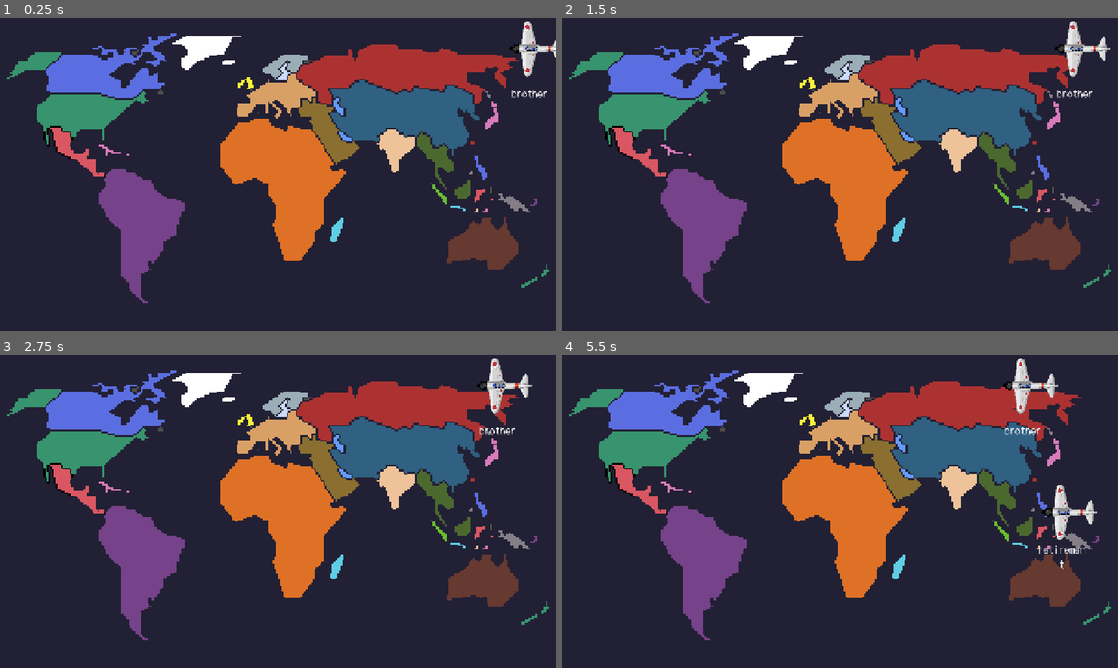
Above: before the commit, frames 1-4 (two rows, left to right).
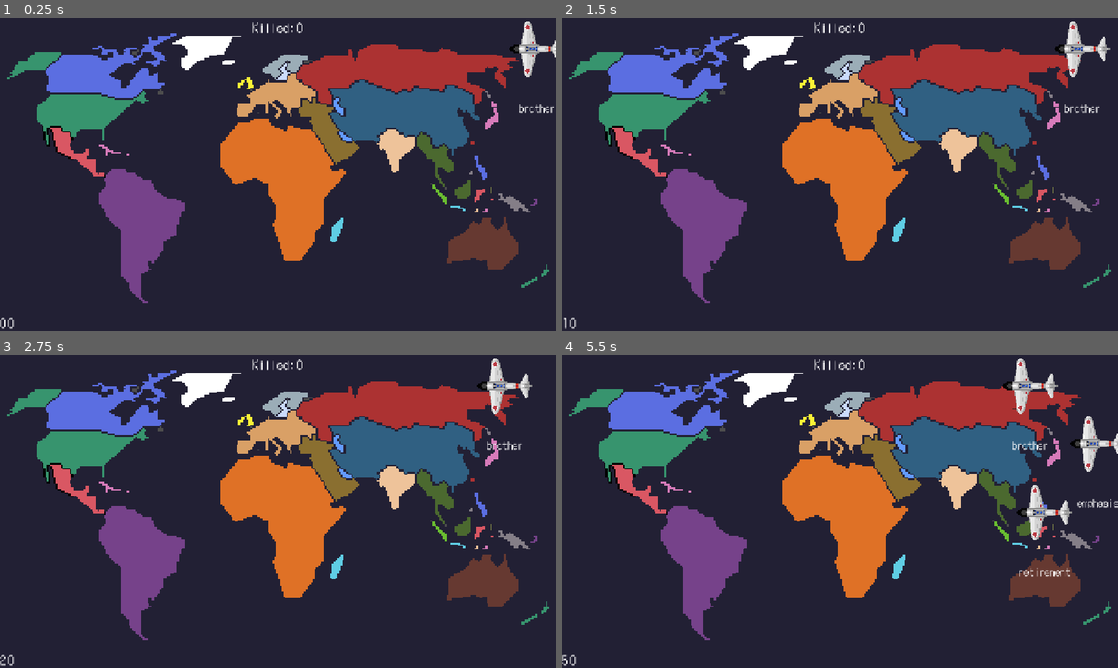
Above: after the commit, the same moments.

Repository: injust90/mnemosyne
Game: Godot game, scene res://scenes/main.tscn
The game is run twice, just before and just after one commit, with the same random seed, the same clock (stepped at 60 frames per second) and the same inputs.
Inputs:
- Up to frame 1 (0.25 s): no input
- Up to frame 2 (1.5 s): tap Enter at 0.5 s
- Up to frame 3 (2.75 s): no input
- Up to frame 4 (5.5 s): no input

The runs differ from the first frame. In frame 1, 0.4% of the frame differs, in the area x 0-100%, y 1-100%; in frame 2, 0.4%; in frame 3, 0.5%; in frame 4, 2.1%.

Commit message:
Finished tutorials

Diff:
--- a/Scripts/GlobalSignals.gd
+++ b/Scripts/GlobalSignals.gd
@@ -1,3 +1,4 @@
 extends Node
 
+@warning_ignore("unused_signal")
 signal difficulty_increased(new_difficulty)
--- a/Scripts/Main.gd
+++ b/Scripts/Main.gd
@@ -5,17 +5,21 @@
 @onready var enemy_container = $EnemyContainer
 @onready var spawn_container = $SpawnContainer
 @onready var spawn_timer = $SpawnTimer
+@onready var difficulty_timer = $DifficultyTimer
+
+@onready var difficulty_value = $CanvasLayer/VBoxContainer/BottomRow/HBoxContainer/DifficultyLabel
+@onready var killed_value = $CanvasLayer/VBoxContainer/TopRow2/TopRow/EnemiesKilledValue
+@onready var game_over_screen = $CanvasLayer/GameOverScreen
 
 # var to "lock in" to the desired enemy
 var active_enemy = null
 var current_letter_index: int = -1
 
 var difficulty: int = 1
+var enemies_killed = 0
 
 func _ready() -> void:
-	randomize()
-	spawn_timer.start()
-	spawn_enemy()
+	start_game()
 
 
 # Find a new active enemy, set index, set character, return to break out
@@ -57,6 +61,8 @@
 					print("DONE!")
 					active_enemy.queue_free()
 					active_enemy = null
+					enemies_killed += 1
+					killed_value.text = str(enemies_killed)
 			else:
 				print("Incorrectly typed %s instead of %s" % [key_typed, next_character])
 
@@ -67,11 +73,44 @@
 	var enemy_instance = Enemy.instantiate()
 	var spawns = spawn_container.get_children()
 	var index = randi() % spawns.size()
+	enemy_instance.global_position = spawns[index].global_position
 	enemy_container.add_child(enemy_instance)
-	enemy_instance.global_position = spawns[index].global_position
+	enemy_instance.set_difficulty(difficulty)
 
 
 func _on_difficulty_timer_timeout() -> void:
+	print("Timer fired!")
+	# TODO Difficulty is set but the signal is declared and won't be used
 	difficulty += 1
 	GlobalSignals.emit_signal("difficulty_increased", difficulty)
-	spawn_timer.wait_time -= 0.2
+	print("Difficulty increased to %d" % difficulty)
+	var new_wait_time = spawn_timer.wait_time - 0.2
+	spawn_timer.wait_time = clamp(new_wait_time, 1, spawn_timer.wait_time)
+	difficulty_value.text = str(difficulty)
+
+
+func _on_lose_area_body_entered(body: Node2D) -> void:
+	game_over()
+
+func game_over():
+	game_over_screen.show()
+	spawn_timer.stop()
+	difficulty_timer.stop()
+	active_enemy = null
+	current_letter_index = -1
+	for enemy in enemy_container.get_children():
+		enemy.queue_free()
+
+func start_game():
+	game_over_screen.hide()
+	difficulty = 0
+	enemies_killed = 0
+	difficulty_value.text = str(0)
+	killed_value.text = str(0)
+	randomize()
+	spawn_timer.start()
+	difficulty_timer.start()
+	spawn_enemy()
+
+func _on_restart_button_pressed() -> void:
+	start_game()
--- a/Scripts/enemy.gd
+++ b/Scripts/enemy.gd
@@ -1,4 +1,4 @@
-extends Sprite2D
+extends CharacterBody2D
 
 @export var blue: Color = Color("#4682b4")
 @export var green: Color = Color("#639675")
@@ -15,6 +15,13 @@
 
 func _physics_process(_delta: float) -> void:
 	global_position.x -= speed
+
+func set_difficulty(difficulty: int):
+	handle_difficulty_increased(difficulty)
+
+func handle_difficulty_increased(new_difficulty: int):
+	var new_speed = speed + (0.125 * new_difficulty)
+	speed = clamp(new_speed, speed, 3)
 
 func get_prompt() -> String:
 	return prompt.get_parsed_text()
--- a/scenes/enemy.tscn
+++ b/scenes/enemy.tscn
@@ -4,24 +4,33 @@
 [ext_resource type="Script" uid="uid://0wcofa2lun4b" path="res://Scripts/enemy.gd" id="2_5uy6h"]
 [ext_resource type="FontFile" uid="uid://csvq0vsim01d2" path="res://fonts/DotGothic16-Regular.ttf" id="3_c4w8v"]
 
-[node name="Enemy" type="Sprite2D" unique_id=1820329106]
+[sub_resource type="RectangleShape2D" id="RectangleShape2D_haqph"]
+size = Vector2(130, 131)
+
+[node name="Enemy" type="CharacterBody2D" unique_id=346281701]
+script = ExtResource("2_5uy6h")
+
+[node name="Sprite" type="Sprite2D" parent="." unique_id=1820329106]
 rotation = -1.5707964
 texture = ExtResource("1_4ra3w")
 region_enabled = true
 region_rect = Rect2(128, 128, 128, 128)
-script = ExtResource("2_5uy6h")
+
+[node name="CollisionShape2D" type="CollisionShape2D" parent="." unique_id=196073767]
+position = Vector2(0, -0.5)
+shape = SubResource("RectangleShape2D_haqph")
 
 [node name="RichTextLabel" type="RichTextLabel" parent="." unique_id=1614239541]
-offset_left = -155.0
-offset_top = -206.0
-offset_right = -45.466972
-offset_bottom = 173.01465
+offset_left = -150.0
+offset_top = 70.0
+offset_right = 150.0
+offset_bottom = 200.0
 size_flags_vertical = 3
 offset_transform_enabled = true
-offset_transform_rotation = 1.5707964
 theme_override_fonts/normal_font = ExtResource("3_c4w8v")
 theme_override_font_sizes/normal_font_size = 24
 bbcode_enabled = true
+text = "test"
 fit_content = true
 scroll_active = false
 autowrap_mode = 1
--- a/scenes/main.tscn
+++ b/scenes/main.tscn
@@ -2,6 +2,10 @@
 
 [ext_resource type="Script" uid="uid://cld78750og8jp" path="res://Scripts/Main.gd" id="1_jyhfs"]
 [ext_resource type="Texture2D" uid="uid://dfa8cdvaqnagj" path="res://art/world_map_bg.png" id="1_o5qli"]
+[ext_resource type="FontFile" uid="uid://csvq0vsim01d2" path="res://fonts/DotGothic16-Regular.ttf" id="3_sugp2"]
+
+[sub_resource type="RectangleShape2D" id="RectangleShape2D_haqph"]
+size = Vector2(77, 760)
 
 [node name="Main" type="Node2D" unique_id=198978509]
 script = ExtResource("1_jyhfs")
@@ -31,7 +35,92 @@
 wait_time = 3.0
 
 [node name="DifficultyTimer" type="Timer" parent="." unique_id=1991087797]
-wait_time = 10.0
+autostart = true
+
+[node name="CanvasLayer" type="CanvasLayer" parent="." unique_id=1085977757]
+
+[node name="GameOverScreen" type="PanelContainer" parent="CanvasLayer" unique_id=729745546]
+visible = false
+anchors_preset = 15
+anchor_right = 1.0
+anchor_bottom = 1.0
+grow_horizontal = 2
+grow_vertical = 2
+
+[node name="CenterContainer" type="CenterContainer" parent="CanvasLayer/GameOverScreen" unique_id=1265283010]
+layout_mode = 2
+
+[node name="VBoxContainer" type="VBoxContainer" parent="CanvasLayer/GameOverScreen/CenterContainer" unique_id=2032665931]
+layout_mode = 2
+theme_override_constants/separation = 50
+
+[node name="Label" type="Label" parent="CanvasLayer/GameOverScreen/CenterContainer/VBoxContainer" unique_id=707524522]
+layout_mode = 2
+theme_override_fonts/font = ExtResource("3_sugp2")
+theme_override_font_sizes/font_size = 36
+text = "Game Over!"
+
+[node name="RestartButton" type="Button" parent="CanvasLayer/GameOverScreen/CenterContainer/VBoxContainer" unique_id=790284348]
+layout_mode = 2
+mouse_filter = 1
+theme_override_fonts/font = ExtResource("3_sugp2")
+theme_override_font_sizes/font_size = 36
+text = "Restart"
+
+[node name="VBoxContainer" type="VBoxContainer" parent="CanvasLayer" unique_id=573134621]
+anchors_preset = 15
+anchor_right = 1.0
+anchor_bottom = 1.0
+grow_horizontal = 2
+grow_vertical = 2
+mouse_filter = 2
+
+[node name="TopRow2" type="CenterContainer" parent="CanvasLayer/VBoxContainer" unique_id=1247038271]
+layout_mode = 2
+mouse_filter = 2
+
+[node name="TopRow" type="HBoxContainer" parent="CanvasLayer/VBoxContainer/TopRow2" unique_id=1129720560]
+layout_mode = 2
+mouse_filter = 2
+
+[node name="EnemiesKilledLabel" type="Label" parent="CanvasLayer/VBoxContainer/TopRow2/TopRow" unique_id=1313287780]
+layout_mode = 2
+theme_override_fonts/font = ExtResource("3_sugp2")
+theme_override_font_sizes/font_size = 28
+text = "Killed:"
+
+[node name="EnemiesKilledValue" type="Label" parent="CanvasLayer/VBoxContainer/TopRow2/TopRow" unique_id=1886533455]
+layout_mode = 2
+theme_override_fonts/font = ExtResource("3_sugp2")
+theme_override_font_sizes/font_size = 28
+text = "0"
+
+[node name="BottomRow" type="HBoxContainer" parent="CanvasLayer/VBoxContainer" unique_id=1548669220]
+layout_mode = 2
+size_flags_vertical = 10
+
+[node name="HBoxContainer" type="HBoxContainer" parent="CanvasLayer/VBoxContainer/BottomRow" unique_id=879116494]
+layout_mode = 2
+
+[node name="DifficultyLabel" type="Label" parent="CanvasLayer/VBoxContainer/BottomRow/HBoxContainer" unique_id=828473763]
+layout_mode = 2
+theme_override_fonts/font = ExtResource("3_sugp2")
+theme_override_font_sizes/font_size = 28
+text = "Difficulty:"
+
+[node name="DifficultyValue" type="Label" parent="CanvasLayer/VBoxContainer/BottomRow/HBoxContainer" unique_id=1076331793]
+layout_mode = 2
+theme_override_fonts/font = ExtResource("3_sugp2")
+theme_override_font_sizes/font_size = 28
+text = "0"
+
+[node name="LoseArea" type="Area2D" parent="." unique_id=778701426]
+
+[node name="CollisionShape2D" type="CollisionShape2D" parent="LoseArea" unique_id=1233450834]
+position = Vector2(-55, 360)
+shape = SubResource("RectangleShape2D_haqph")
 
 [connection signal="timeout" from="SpawnTimer" to="." method="_on_spawn_timer_timeout"]
 [connection signal="timeout" from="DifficultyTimer" to="." method="_on_difficulty_timer_timeout"]
+[connection signal="pressed" from="CanvasLayer/GameOverScreen/CenterContainer/VBoxContainer/RestartButton" to="." method="_on_restart_button_pressed"]
+[connection signal="body_entered" from="LoseArea" to="." method="_on_lose_area_body_entered"]
